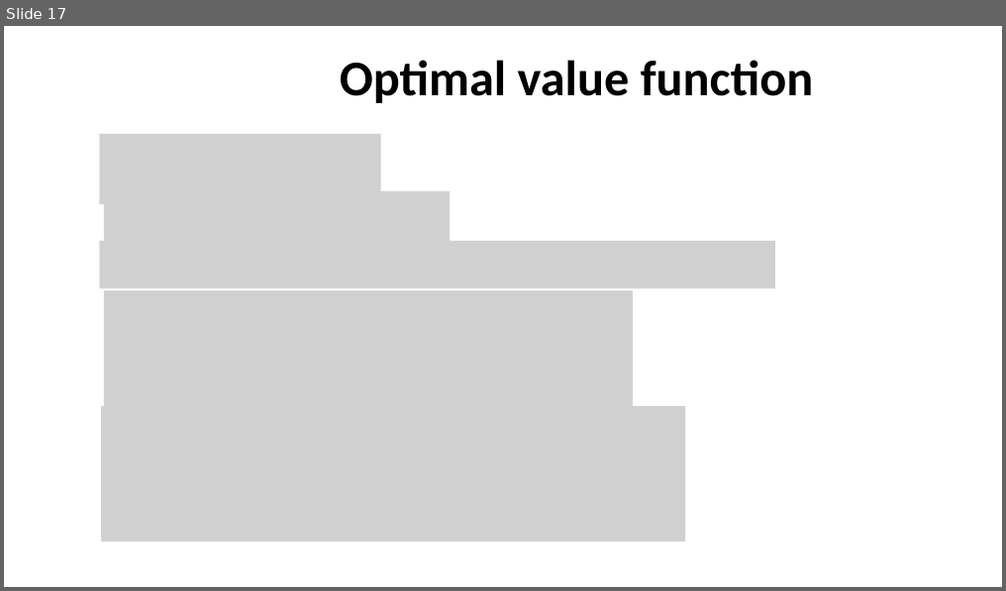
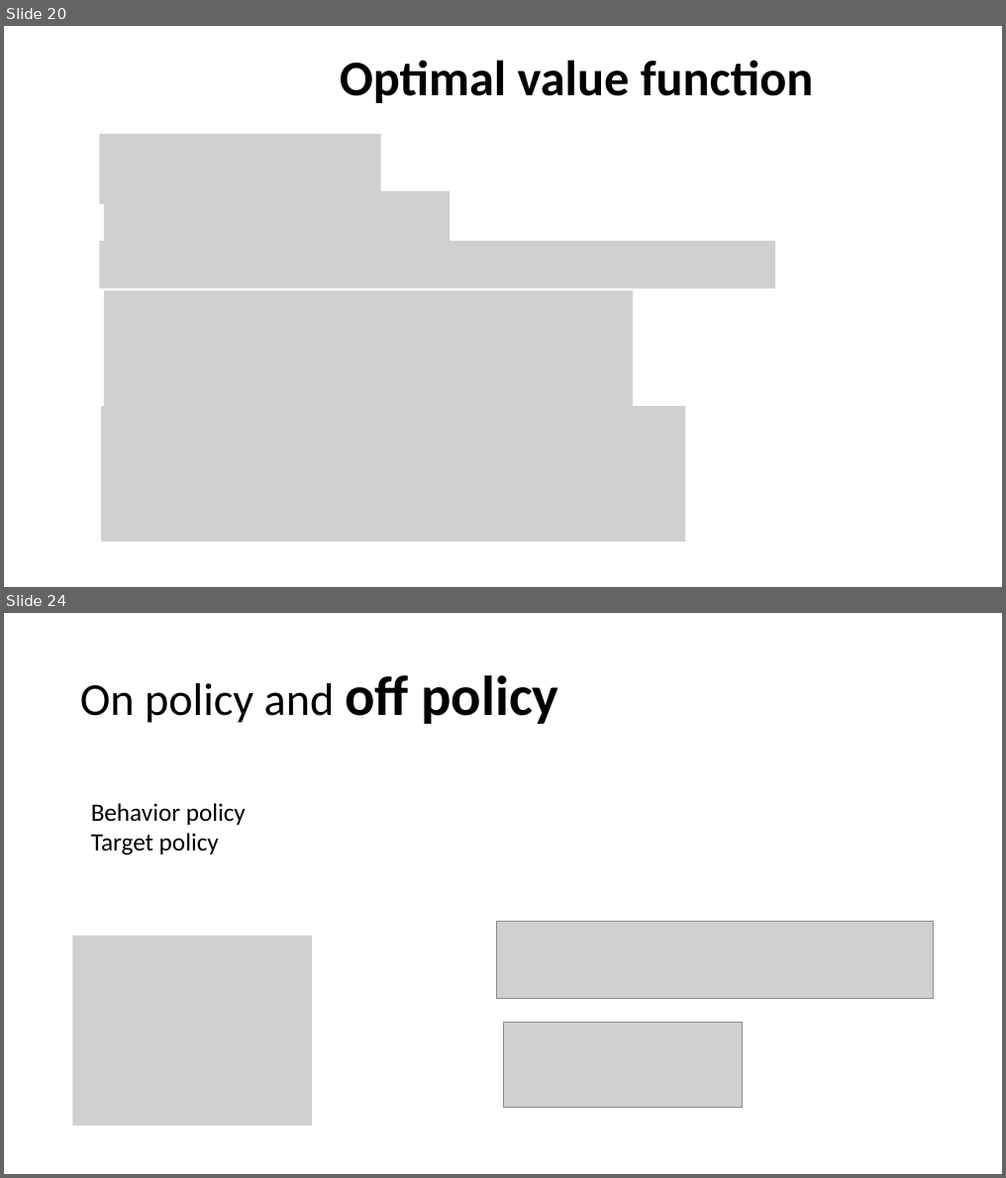
Before and after one commit to xfdywy/RL, a slide deck: FirstSeminar/firstseminar.pptx. Shown one above the other, each under a label of ours: slide 17 before the commit, slides 20 and 24 after it; the slides between them are not shown. The pictures are 1006x591 and 1006x1178 pixels, drawn with LibreOffice and Linux fonts; fonts in the diff are those of the drawing; grey boxes stand for pictures. Boxes give left, top, right and bottom in pixels: in the first picture for what was removed or moved away, otherwise in the second. Text is boxed around its words. In the diff, an @@ line names an element or a change of style, - is before the commit and + after.

```diff
--- a/FirstSeminar/firstseminar.pptx
+++ b/FirstSeminar/firstseminar.pptx
@@ slide 24 added at bbox=[4, 613, 1002, 1174], background #FFFFFF @@
@@ title added at bbox=[80, 675, 559, 724], 44 pt, text #000000 @@
+On policy and off policy
@@ text added at bbox=[91, 803, 246, 856], 24 pt, text #000000 @@
+Behavior policy
+Target policy
@@ picture added at bbox=[73, 936, 313, 1126] @@
@@ picture added at bbox=[497, 922, 933, 998] @@
@@ picture added at bbox=[503, 1023, 743, 1108] @@
@@ what was slide 17 is now slide 20 @@
```
Also in this commit, not shown: 4 slides changed, 7 other slides added.
